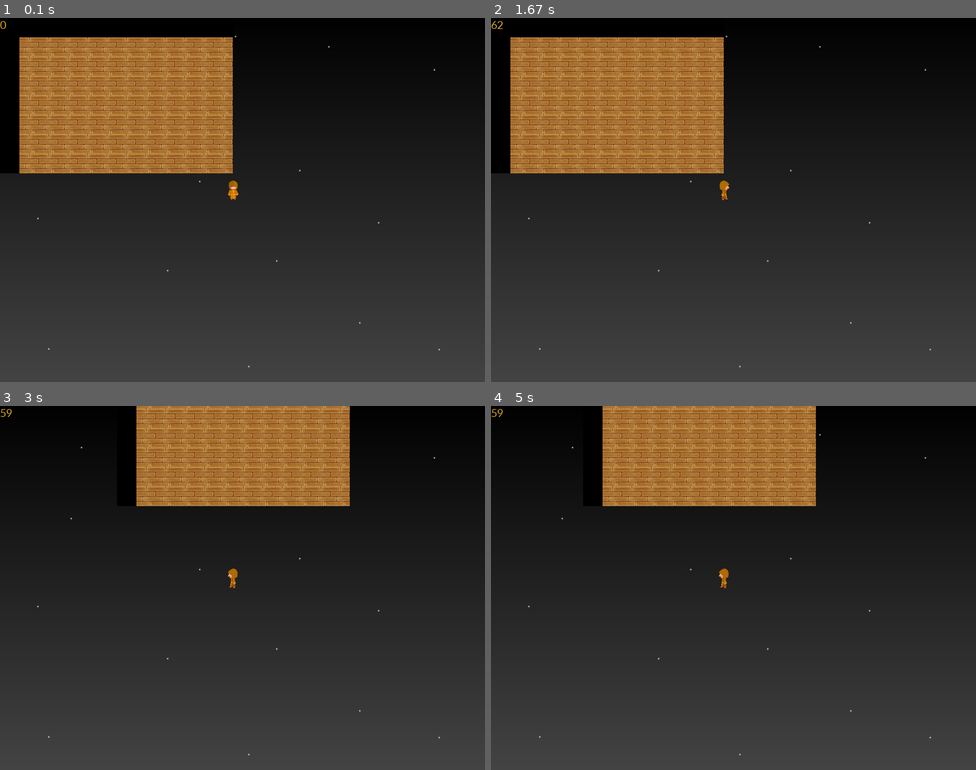
Above: before the commit, frames 1-4 (two rows, left to right).
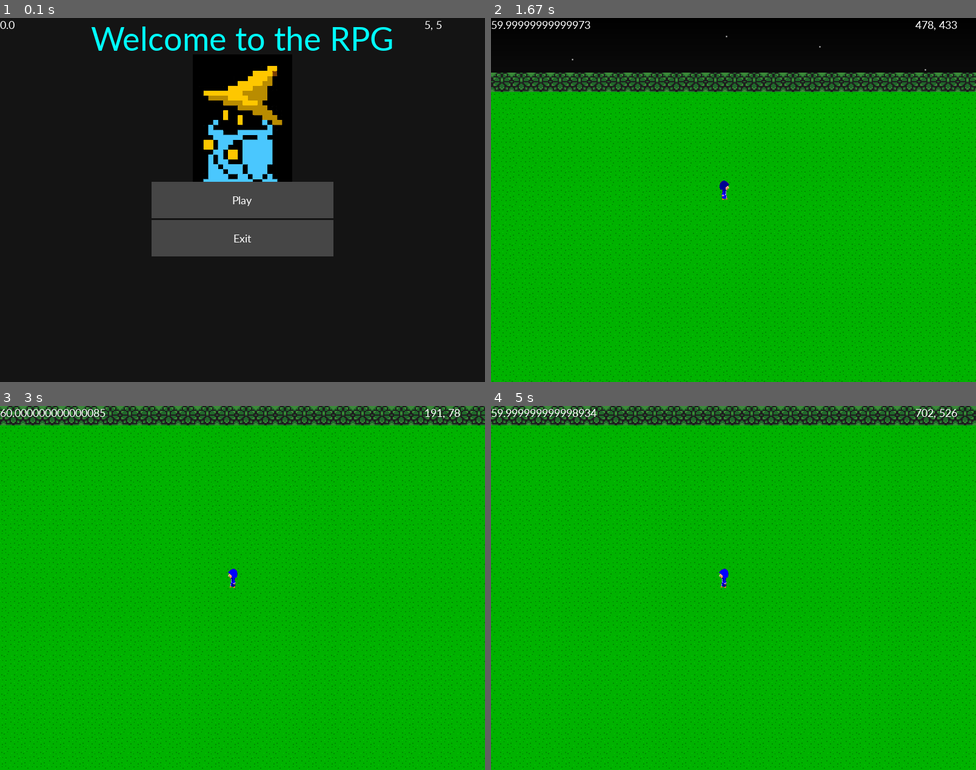
Above: after the commit, the same moments.

Repository: wesski84/pygame
Game: pygame game, started from New RPG/main.py
Two runs of this game, one before a commit and one after it. Both use one fixed random seed, a clock stepped at 60 frames per second and the inputs below.
Inputs (mouse positions are in pixels of both pictures, inside the frame that each line leads up to):
- Up to frame 1 (0.1 s): no input
- Up to frame 2 (1.67 s): click (733, 200) at 0.38 s; hold D 0.67-1.13 s; move the mouse to (714, 214) at 0.7 s; hold W 1.17-1.47 s; move the mouse to (733, 221) at 1.2 s; hold D from 1.5 s (still down); move the mouse to (782, 280) at 1.53 s
- Up to frame 3 (3 s): release D at 1.97 s; hold A 2-2.53 s; move the mouse to (92, 675) at 2.03 s; hold S 2.57-2.87 s; move the mouse to (421, 715) at 2.6 s; hold A from 2.9 s (still down); move the mouse to (116, 453) at 2.93 s
- Up to frame 4 (5 s): release A at 3.3 s; hold W 3.33-3.7 s; move the mouse to (617, 515) at 3.37 s; hold D 3.73-4.37 s; move the mouse to (709, 682) at 3.77 s; hold S 4.4-4.77 s; move the mouse to (733, 631) at 4.43 s; hold A from 4.8 s (still down); move the mouse to (917, 726) at 4.83 s

The runs differ from the first frame. In frame 1, 62% of the frame differs, in the area x 0-100%, y 0-100%; in frame 2, 88%; in frame 3, 100%; in frame 4, 100%.

Commit message:
Add files via upload

Diff:
--- a/New RPG/main.py
+++ b/New RPG/main.py
@@ -9,14 +9,22 @@
 
 pygame.init()
 
+
 icon = pygame.image.load('images/wizard_icon.png')
 
 sky = pygame.image.load('graphics/sky.png')
-Sky = pygame.Surface(sky.get_size(),pygame.HWSURFACE)
+Sky = pygame.Surface(sky.get_size(), pygame.HWSURFACE)
 
 Sky.blit(sky, (0, 0))
 
 del sky
+
+logo_img_temp = pygame.image.load('graphics/logo.png')
+logo_img_temp = pygame.transform.scale(logo_img_temp,(164, 232))
+logo_img = pygame.Surface(logo_img_temp.get_size(), pygame.HWSURFACE)
+logo_img.blit(logo_img_temp, (0, 0))
+del logo_img_temp
+
 
 pygame.display.set_icon(icon)
 
@@ -33,8 +41,17 @@
 
 
 def show_fps():
-    fps_overlay = fps_font.render(str(FPS), True, Color.Goldenrod)
+    fps_overlay = fps_font.render(str(FPS), True, Color.White)
     window.blit(fps_overlay, (0,0))
+
+
+def show_mouse_pos():
+    temp_mouse_pos = pygame.mouse.get_pos()
+    # print(mouse_pos)
+    # print(mouse_pos[0], mouse_pos[1])
+    mouse_pos = str(temp_mouse_pos[0]) + ", " + str(temp_mouse_pos[1])
+    mouse_pos = fps_font.render(mouse_pos, True, Color.White)
+    window.blit(mouse_pos, (700, 0))
 
 
 def create_window():
@@ -44,18 +61,26 @@
     pygame.display.set_caption(window_title)
     window = pygame.display.set_mode((window_width,window_height), pygame.HWSURFACE|pygame.DOUBLEBUF)
 
+
 def count_fps():
-    global cSec, cFrame, FPS, deltatime
-
-    if cSec == time.strftime("%S"):
-        cFrame += 1
-    else:
-        FPS = cFrame
-        cFrame = 0
-        cSec = time.strftime("%S")
-
-        if FPS > 0:
-            deltatime = 1 / FPS
+    global FPS
+
+    FPS = clock.get_fps()
+    if FPS > 0:
+        Globals.deltatime = 1 / FPS
+
+
+#     global cSec, cFrame, FPS, deltatime
+#
+#     if cSec == time.strftime("%S"):
+#         cFrame += 1
+#     else:
+#         FPS = cFrame
+#         cFrame = 0
+#         cSec = time.strftime("%S")
+#
+#         if FPS > 0:
+#             deltatime = 1 / FPS
 
 
 create_window()
@@ -65,6 +90,37 @@
 player_w, player_h = player.width, player.height
 player_x = (window_width/2-player_w/2 - Globals.camera_x)/Tiles.Size
 player_y = (window_height/2-player_h/2 - Globals.camera_y)/Tiles.Size
+
+man1 = Male1(name="Tan Guy", pos=(200, 300))
+
+
+# Initialize GUI
+
+def Play():
+    Globals.scene = 'game'
+
+
+def Exit():
+    global isRunning
+    isRunning = False
+
+
+btnPlay = Menu.Button(text = 'Play', rect = (0, 0, 300, 60), bg = Color.Gray, fg = Color.White, bgr = Color.CornflowerBlue, tag = ('menu', None))
+btnPlay.Left = window_width / 2 - btnPlay.Width / 2
+btnPlay.Top = window_height / 2 - btnPlay.Height / 2
+btnPlay.Command = Play
+
+btnExit = Menu.Button(text = 'Exit', rect = (0, 0, 300, 60), bg = Color.Gray, fg = Color.White, bgr = Color.CornflowerBlue, tag = ('menu', None))
+btnExit.Left = btnPlay.Left
+btnExit.Top = btnPlay.Top + btnExit.Height + 3
+btnExit.Command = Exit
+
+menuTitle = Menu.Text(text = 'Welcome to the RPG', color = Color.Cyan, font = Font.Large)
+menuTitle.Left, menuTitle.Top = window_width / 2 - menuTitle.Width / 2, 0
+
+logo = Menu.Image(bitmap = logo_img, pos = (0, 0))
+logo.Left = window_width / 2 - logo.Width /2
+logo.Top  = menuTitle.Top + menuTitle.Height - 5
 
 isRunning = True
 
@@ -101,22 +157,32 @@
             elif event.key == pygame.K_d:
                 Globals.camera_move = 0
 
+        elif event.type == pygame.MOUSEBUTTONDOWN:
+            if event.button == 1: # Left Click
+                # Handle Button Click
+                for btn in Menu.Button.All:
+                    if btn.Tag[0] == Globals.scene and btn.Rolling:
+                        if btn.Command != None:
+                            btn.Command() # Do Button event
+                        btn.Rolling = False
+                        break # Exit Loop
+
     # Render Scene
     if Globals.scene == "game":
 
             if Globals.camera_move == 1:
                 #  LOGIC
                 if not Tiles.blocked_at((round(player_x), math.floor(player_y))):
-                    Globals.camera_y += 300 * deltatime
+                    Globals.camera_y += 300 * Globals.deltatime
             elif Globals.camera_move == 2:
                 if not Tiles.blocked_at((round(player_x), math.ceil(player_y))):
-                    Globals.camera_y -= 300 * deltatime
+                    Globals.camera_y -= 300 * Globals.deltatime
             elif Globals.camera_move == 3:
                 if not Tiles.blocked_at((math.floor(player_x), round(player_y))):
-                    Globals.camera_x += 300 * deltatime
+                    Globals.camera_x += 300 * Globals.deltatime
             elif Globals.camera_move == 4:
                 if not Tiles.blocked_at((math.ceil(player_x), round(player_y))):
-                    Globals.camera_x -= 300 * deltatime
+                    Globals.camera_x -= 300 * Globals.deltatime
 
             player_x = (window_width / 2 - player_w / 2 - Globals.camera_x) / Tiles.Size
             player_y = (window_height / 2 - player_h / 2 - Globals.camera_y) / Tiles.Size
@@ -131,22 +197,36 @@
     # Process Menu
     elif Globals.scene == "menu":
         window.fill(Color.Fog)
+
+        logo.Render(window)
+
+        menuTitle.Render(window)
+
+        for btn in Menu.Button.All:
+            if btn.Tag[0] == 'menu':
+                btn.Render(window)
+
+
+
+
+
+
 
     elif Globals.scene == 'house1':
         terrain = map_engine.load_map('maps/house1.map')
         if Globals.camera_move == 1:
             #  LOGIC
             if not Tiles.blocked_at((round(player_x), math.floor(player_y))):
-                Globals.camera_y += 300 * deltatime
+                Globals.camera_y += 300 * Globals.deltatime
         elif Globals.camera_move == 2:
             if not Tiles.blocked_at((round(player_x), math.ceil(player_y))):
-                Globals.camera_y -= 300 * deltatime
+                Globals.camera_y -= 300 * Globals.deltatime
         elif Globals.camera_move == 3:
             if not Tiles.blocked_at((math.floor(player_x), round(player_y))):
-                Globals.camera_x += 300 * deltatime
+                Globals.camera_x += 300 * Globals.deltatime
         elif Globals.camera_move == 4:
             if not Tiles.blocked_at((math.ceil(player_x), round(player_y))):
-                Globals.camera_x -= 300 * deltatime
+                Globals.camera_x -= 300 * Globals.deltatime
 
         player_x = (window_width / 2 - player_w / 2 - Globals.camera_x) / Tiles.Size
         player_y = (window_height / 2 - player_h / 2 - Globals.camera_y) / Tiles.Size
@@ -155,12 +235,19 @@
         # window.fill(Color.Black)
         window.blit(Sky, (0, 0))
         window.blit(terrain, (Globals.camera_x, Globals.camera_y))
+
+        man1.render(window, (0, 0))
+        # for NPC in NPC.allNPCs:
+        #     NPC.render(window)
+
         player.render(window, (window_width / 2 - player_w / 2, window_height / 2 - player_h / 2))
 
+
     show_fps()
+    show_mouse_pos()
 
     pygame.display.update()
-
+    clock.tick()
     count_fps()
 
 
--- a/New RPG/map_editor.py
+++ b/New RPG/map_editor.py
@@ -198,7 +198,7 @@
         # LOAD MAP
             elif event.key == pygame.K_l:
                 name = input("Map Name: ")
-                load_map(name + ".map")
+                load_map('maps/' + name + ".map")
                 print("Map Loaded Successfully")
 
         elif event.type == pygame.KEYUP:
--- a/New RPG/scripts/NPC.py
+++ b/New RPG/scripts/NPC.py
@@ -1,6 +1,9 @@
-import pygame
+import pygame, random
+from scripts.timer import Timer
+from scripts.globals import Globals
 
 pygame.init()
+
 
 def get_faces(sprite):
 
@@ -26,3 +29,54 @@
     faces["west"] = west
 
     return faces
+
+
+def moveNPC(npc):
+    npc.facing = random.choice(("south", "north", "east", "west"))
+    npc.walking = random.choice((True, False))
+
+
+class NPC:
+
+    allNPCs = []
+
+    def __init__(self, name, pos, dialog, sprite):
+        self.Name = name
+        self.X = pos[0]
+        self.Y = pos[1]
+        self.Dialog = dialog
+        self.width = sprite.get_width()
+        self.height = sprite.get_height()
+        self.walking = False
+        self.Timer = Timer(1)
+        self.Timer.onNext = lambda: moveNPC(self)
+        self.Timer.start()
+        # GET NPC FACES
+
+        self.facing = 'south'
+        self.faces = get_faces(sprite)
+
+        # PUBLISH
+
+        NPC.allNPCs.append(self)
+
+    def render(self, surface):
+        self.Timer.update()
+        if self.walking:
+            move_speed = 100 * Globals.deltatime
+            if self.facing == 'south':
+                self.Y += move_speed
+            elif self.facing == 'north':
+                self.Y -= move_speed
+            elif self.facing == 'east':
+                self.X -= move_speed
+            elif self.facing == 'west':
+                self.X += move_speed
+
+        surface.blit(self.faces[self.facing], (self.X + Globals.camera_x, self.Yy + Globals.camera_y))
+
+
+class Male1(NPC):
+
+    def __init__(self, name, pos, dialog = None):
+        super().__init__(name, pos, dialog, pygame.image.load('graphics\\NPC\\male1.png'))
--- a/New RPG/scripts/globals.py
+++ b/New RPG/scripts/globals.py
@@ -5,4 +5,5 @@
     camera_x = 0
     camera_y = 0
     camera_move = 0
-    scene = "house1"
+    scene = "menu"
+    deltatime = 0
--- a/New RPG/scripts/meloonatic_gui.py
+++ b/New RPG/scripts/meloonatic_gui.py
@@ -38,7 +38,7 @@
 
         All = []
 
-        def __init__(self, text, rect, bg, fg, bgr, font = Font.Default, tag = ("menu", None)):
+        def __init__(self, text, rect, bg, fg, bgr = Color.CornflowerBlue, font = Font.Default, tag = ("menu", None)):
             self.Text = text
             self.Left = rect[0]
             self.Top = rect[1]
--- /dev/null
+++ b/New RPG/scripts/timer.py
@@ -0,0 +1,33 @@
+from scripts.globals import *
+
+
+class Timer:
+    def __init__(self, interval = 1):
+        self.interval = interval
+        self.value = 0
+        self.lastInt = 0
+        self.active = False
+        self.onNext = None
+
+    def update(self):
+        if self.active:
+            self.value += Globals.deltatime / self.interval
+            if int(self.value) != int(self.lastInt):
+                self.lastInt = int(self.value)
+                if self.onNext != None:
+                    self.onNext()
+
+    def start(self):
+        self.active = True
+
+    def pause(self):
+        self.active = False
+
+    def stop(self):
+        self.reset()
+        self.active = False
+
+    def reset(self):
+        self.value = 0
+        self.lastInt = 0
+        self.active = True
Binary file added: New RPG/graphics/NPC/male1.png
Binary file added: New RPG/graphics/logo.png
Binary file changed: New RPG/graphics/player.png
